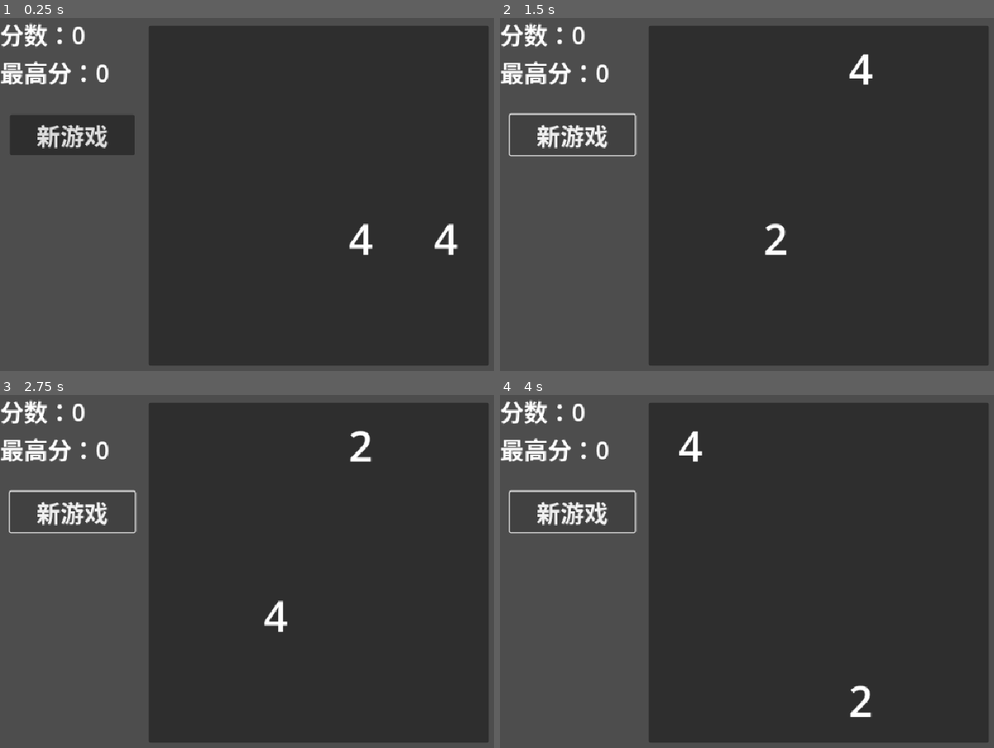
Above: before the commit, frames 1-4 (two rows, left to right).
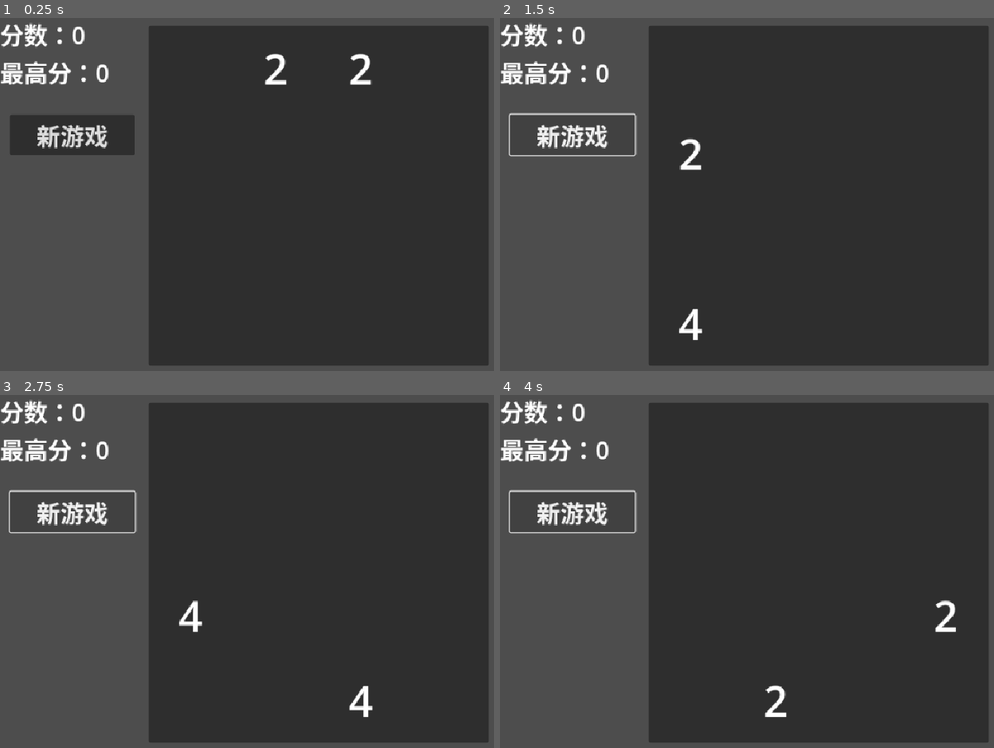
Above: after the commit, the same moments.

Repository: 168AD/2048
Game: Godot game, scene res://scenes/board.tscn
The game is run twice, just before and just after one commit, with the same random seed, the same clock (stepped at 60 frames per second) and the same inputs. Before the commit the project starts from res://manager/game_manager.tscn.
Inputs:
- Up to frame 1 (0.25 s): no input
- Up to frame 2 (1.5 s): click "新游戏" at 0.5 s; tap Enter at 1.25 s; hold Right (ui_right) from 1.28 s (still down)
- Up to frame 3 (2.75 s): tap Space at 2 s; release Right (ui_right) at 2.03 s; hold Down (ui_down) from 2.03 s (still down)
- Up to frame 4 (4 s): tap Enter at 2.75 s; release Down (ui_down) at 2.78 s; hold Right (ui_right) 2.78-3.53 s; tap Space at 3.5 s; hold Up (ui_up) from 3.53 s (still down)

The runs differ from the first frame. In frame 1, 0.8% of the frame differs, in the area x 53-93%, y 10-68%; in frame 2, 0.8%; in frame 3, 0.8%; in frame 4, 0.8%.

Commit message:
存档功能v1.3
将BoardManager的功能放在BoardRes中，并改GameManager为Board组件

Diff:
--- a/project.godot
+++ b/project.godot
@@ -11,7 +11,7 @@
 [application]
 
 config/name="2048"
-run/main_scene="uid://knt67r48y6q1"
+run/main_scene="uid://cje26ep4g86pr"
 config/features=PackedStringArray("4.6", "Forward Plus")
 config/icon="res://icon.svg"
 
--- /dev/null
+++ b/scenes/board.tscn
@@ -0,0 +1,30 @@
+[gd_scene format=3 uid="uid://cje26ep4g86pr"]
+
+[ext_resource type="Script" uid="uid://dq6hlojvmkgse" path="res://scripts/board.gd" id="1_bw3vb"]
+[ext_resource type="Script" uid="uid://dpqhm8jkfyhf4" path="res://scripts/resource/board_res.gd" id="2_dxjtj"]
+[ext_resource type="PackedScene" uid="uid://ciq5x71kcgfg6" path="res://view/board_view.tscn" id="2_fv4ni"]
+[ext_resource type="PackedScene" uid="uid://c1odj85xmn7bg" path="res://manager/input_manager.tscn" id="3_dxjtj"]
+[ext_resource type="PackedScene" uid="uid://b6byxtfr81cti" path="res://ui/score.tscn" id="4_dun80"]
+
+[sub_resource type="Resource" id="Resource_dun80"]
+script = ExtResource("2_dxjtj")
+metadata/_custom_type_script = "uid://dpqhm8jkfyhf4"
+
+[node name="Board" type="Node2D" unique_id=1657789931]
+script = ExtResource("1_bw3vb")
+board_res = SubResource("Resource_dun80")
+metadata/_custom_type_script = "uid://c6kcuba4rdprq"
+
+[node name="BoardView" parent="." unique_id=388317679 instance=ExtResource("2_fv4ni")]
+
+[node name="InputManager" parent="." unique_id=503755794 instance=ExtResource("3_dxjtj")]
+
+[node name="Score" parent="." unique_id=448192639 instance=ExtResource("4_dun80")]
+
+[node name="NewGame" type="Button" parent="." unique_id=769175292]
+offset_left = 15.0
+offset_top = 148.0
+offset_right = 203.0
+offset_bottom = 195.0
+theme_override_font_sizes/font_size = 36
+text = "新游戏"
--- /dev/null
+++ b/scripts/board.gd
@@ -0,0 +1,50 @@
+extends Persist
+
+@onready var board_view: BoardView = $BoardView
+@onready var input_manager: InputManager = $InputManager
+@onready var score: Score = $Score
+@onready var new_game: Button = $NewGame
+
+@export var board_res: BoardRes
+
+#region 存读档
+func save_data() -> Resource:
+	return board_res
+
+func load_data(_res: Resource) -> void:
+	if _res is BoardRes:
+		board_res = _res
+	else:
+		GlobalLogger.warning("无相应棋盘资源", "存档")
+		board_res = BoardRes.new()
+
+	_connect_signals()
+	board_res.load_initial()
+#endregion
+
+func game_over():
+	GlobalLogger.info("游戏结束")
+
+func _on_move_requested(direction: String):
+	score.save_history()
+	board_res.move(direction)
+
+func _on_undo_requested():
+	score.undo()
+	board_res.undo()
+
+func _connect_signals():
+	input_manager.move_requested.connect(_on_move_requested)
+	input_manager.undo_requested.connect(_on_undo_requested)
+
+	if not board_res.board_updated.is_connected(board_view.update_grid):
+		board_res.board_updated.connect(board_view.update_grid)
+	if not board_res.merge_happened.is_connected(score.score_update):
+		board_res.merge_happened.connect(score.score_update)
+	if not board_res.game_over.is_connected(game_over):
+		board_res.game_over.connect(game_over)
+
+	new_game.pressed.connect(board_res.new_game)
+	new_game.pressed.connect(score.new_game)
+
+	GlobalLogger.info("---游戏启动---")
--- a/scripts/resource/board_res.gd
+++ b/scripts/resource/board_res.gd
@@ -13,6 +13,72 @@
 var row = 4
 var column = 4
 
+func new_game():
+	for i in row:
+		for j in column:
+			board[i][j] = 0
+
+	board_history = []
+	board_future = {}
+	add_entry_future = {}
+	_add_entry_to_grid(2)
+	GlobalLogger.info("新游戏开始")
+
+func load_initial():
+	if board.is_empty():
+		board = _create_space_array()
+		_add_entry_to_grid(2)
+	board_updated.emit(board)
+
+func undo():
+	if not board_history:
+		return
+	board = board_history.duplicate(true)
+	board_updated.emit(board)
+
+func move(direction: String):
+	var pre_board_history = board.duplicate(true)
+	#for i in row:
+		#print(board_history[i])
+	#print("-----------------")
+	var result
+	match direction:
+		"left":
+			result = _move_left()
+
+		"right":
+			result = _move_right()
+
+		"up":
+			result = _move_up()
+
+		"down":
+			result = _move_down()
+
+	if not result:
+		return
+
+	board_history = pre_board_history.duplicate(true)
+	if direction in board_future and\
+	board_future[direction] == board:
+		var add_result = add_entry_future[direction]
+		var old_x = add_result[0]
+		var old_y = add_result[1]
+		var value = add_result[2]
+		board[old_x][old_y] = value
+		board_updated.emit(board)
+	else:
+		if direction in board_future:
+			board_future.clear()
+			add_entry_future.clear()
+
+		board_future[direction] = board.duplicate(true)
+		var add_result = _add_entry_to_grid(1)
+		add_entry_future[direction] = add_result.duplicate(true)
+
+	if _game_is_over():
+		game_over.emit()
+
 func get_empty_entry() -> int:
 	var res = 0
 	for i in row:
@@ -22,7 +88,7 @@
 
 	return res
 
-func game_is_over() -> bool:
+func _game_is_over() -> bool:
 	if get_empty_entry() > 0:
 		return false
 
@@ -36,7 +102,7 @@
 
 	return true
 
-func create_space_array() -> Array:
+func _create_space_array() -> Array:
 	var array = []
 	for i in row:
 		array.append([])
@@ -45,7 +111,7 @@
 
 	return array
 
-func add_entry_to_grid(number: int) -> Array:
+func _add_entry_to_grid(number: int) -> Array:
 	var added_number := 0
 	var result
 	while added_number < number and get_empty_entry() > 0:
@@ -62,7 +128,7 @@
 	return result
 
 #region 移动方法
-func move_left() -> bool:
+func _move_left() -> bool:
 	var moved_or_merged = false
 	var merged = false
 	for i in row:
@@ -89,7 +155,7 @@
 
 	return moved_or_merged
 
-func move_right() -> bool:
+func _move_right() -> bool:
 	var moved_or_merged = false
 	var merged = false
 	for i in row:
@@ -116,7 +182,7 @@
 
 	return moved_or_merged
 
-func move_up() -> bool:
+func _move_up() -> bool:
 	var moved_or_merged = false
 	var merged = false
 	for j in column:
@@ -144,7 +210,7 @@
 
 	return moved_or_merged
 
-func move_down() -> bool:
+func _move_down() -> bool:
 	var moved_or_merged = false
 	var merged = false
 	for j in column:
Not shown, added: scripts/board.gd.uid
